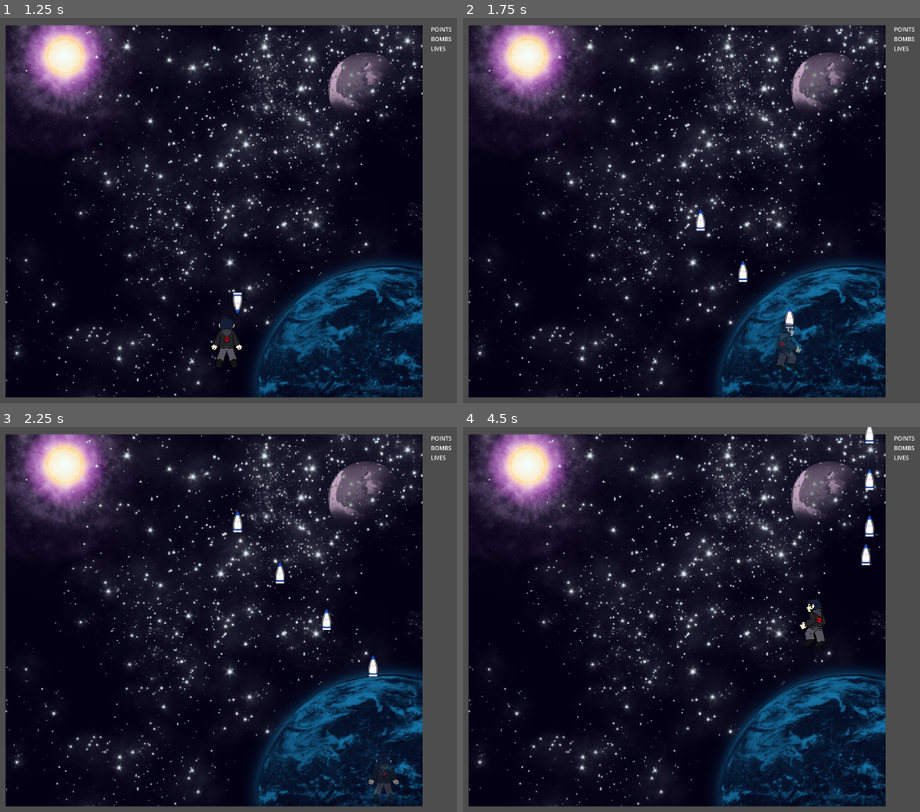
Above: before the commit, frames 1-4 (two rows, left to right).
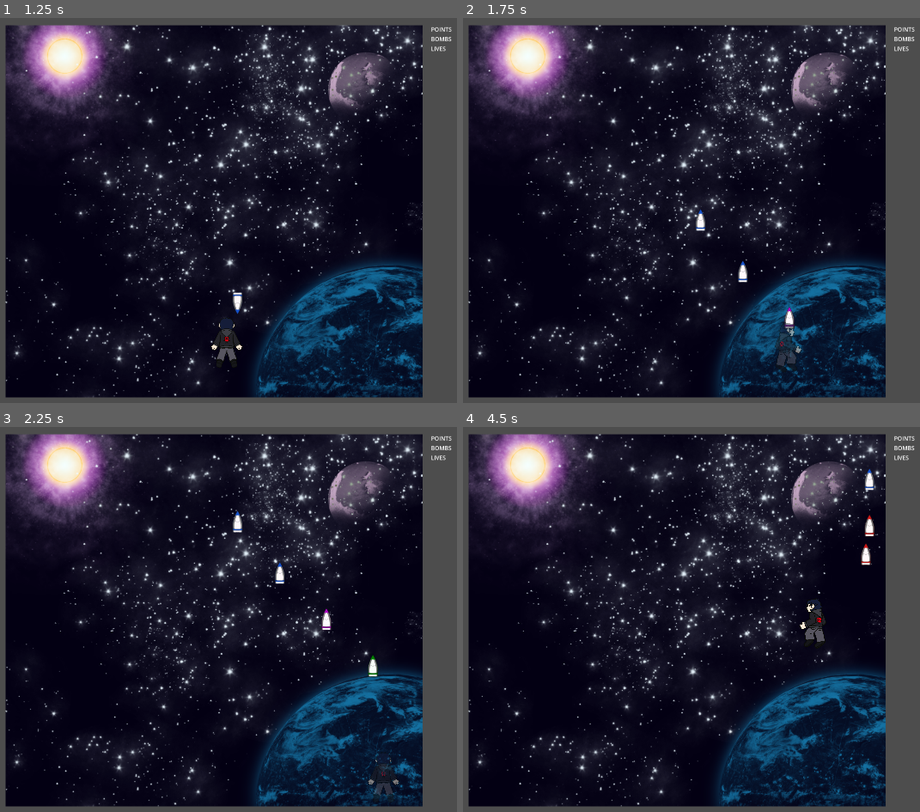
Above: after the commit, the same moments.

Repository: TresSims/Nickel2Danmaku
Game: Godot game, scene res://Levels/MainMenu/MainMenu.tscn
The game is run twice, just before and just after one commit, with the same random seed, the same clock (stepped at 60 frames per second) and the same inputs.
Inputs:
- Up to frame 1 (1.25 s): click "Start" at 0.5 s
- Up to frame 2 (1.75 s): hold Right (right) from 1.28 s (still down); hold Z (fire) from 1.28 s (still down)
- Up to frame 3 (2.25 s): release Right (right) at 2.03 s; release Z (fire) at 2.03 s; hold Down (down) from 2.03 s (still down); tap Shift (switch) at 2.1 s
- Up to frame 4 (4.5 s): release Down (down) at 2.78 s; hold Right (right) 2.78-3.53 s; hold Z (fire) 2.78-3.53 s; hold W (up) 3.53-4.28 s; tap Shift (switch) at 3.6 s; hold A (left) from 4.28 s (still down); hold Z (fire) from 4.28 s (still down)

Frame 1 is identical in both runs. In frame 2, less than 0.1% of the frame differs, in the area x 60-75%, y 63-92%; in frame 3, 0.1%; in frame 4, 0.2%, in the area x 87-91%, y 0-36%.

Commit message:
Set up bullet randomization and scene inheritance

Diff:
--- a/Actors/Bullets/Bullet/Bullet.gd
+++ b/Actors/Bullets/Bullet/Bullet.gd
@@ -7,13 +7,8 @@
 var dir = Vector2(0, 1)
 
 # Sprite Variables
-@onready var _sprite = $Sprite2D
+@onready var _sprite = $AnimatedSprite2D
 var rand = RandomNumberGenerator.new()
-var sprites = 4
-var sprite_y = 0
-var sprite_size = Vector2(64, 64)
-var sprite_start = Vector2(0, 0)
-var sprite_position = Vector2()
 
 # Called when the node enters the scene tree for the first time.
 func _ready():
@@ -27,22 +22,21 @@
 
 
 func setup_sprite():
+    _sprite.pause()
     # set initial rotation
     _sprite.rotation = dir.angle()
 
     # Select random sprite from availabe
-    var chosen_sprite = rand.randi_range(0, sprites-1)
+    var chosen_sprite = rand.randi_range(0, _sprite.sprite_frames.get_frame_count(_sprite.animation)-1)
     print(chosen_sprite)
-    sprite_position = sprite_start
-    sprite_position.x = sprite_start.x + sprite_size.x * chosen_sprite
 
-    _sprite.region_rect.position = sprite_position
+    _sprite.frame = chosen_sprite
+
 
 
 # Called every frame. 'delta' is the elapsed time since the previous frame.
 func _process(delta):
     move_and_collide(self.dir*self.speed)
-    setup_sprite()
     _sprite.rotation = dir.angle()
 
 func _on_body_entered(body:Node):
--- a/Actors/Bullets/Bullet/Bullet.tscn
+++ b/Actors/Bullets/Bullet/Bullet.tscn
@@ -1,21 +1,53 @@
-[gd_scene load_steps=5 format=3 uid="uid://boin44n7dwfxx"]
+[gd_scene load_steps=9 format=3 uid="uid://boin44n7dwfxx"]
 
 [ext_resource type="Script" path="res://Actors/Bullets/Bullet/Bullet.gd" id="1_lucho"]
 [ext_resource type="Texture2D" uid="uid://j68uhr3qwh0m" path="res://Actors/Bullets/BulletSS.png" id="2_bm1u0"]
 
-[sub_resource type="AtlasTexture" id="AtlasTexture_pt0ts"]
+[sub_resource type="AtlasTexture" id="AtlasTexture_355ph"]
 atlas = ExtResource("2_bm1u0")
 region = Rect2(0, 0, 64, 64)
 
+[sub_resource type="AtlasTexture" id="AtlasTexture_7f84t"]
+atlas = ExtResource("2_bm1u0")
+region = Rect2(64, 0, 64, 64)
+
+[sub_resource type="AtlasTexture" id="AtlasTexture_347n6"]
+atlas = ExtResource("2_bm1u0")
+region = Rect2(128, 0, 64, 64)
+
+[sub_resource type="AtlasTexture" id="AtlasTexture_bdusq"]
+atlas = ExtResource("2_bm1u0")
+region = Rect2(192, 0, 64, 64)
+
+[sub_resource type="SpriteFrames" id="SpriteFrames_o7kao"]
+animations = [{
+"frames": [{
+"duration": 1.0,
+"texture": SubResource("AtlasTexture_355ph")
+}, {
+"duration": 1.0,
+"texture": SubResource("AtlasTexture_7f84t")
+}, {
+"duration": 1.0,
+"texture": SubResource("AtlasTexture_347n6")
+}, {
+"duration": 1.0,
+"texture": SubResource("AtlasTexture_bdusq")
+}],
+"loop": true,
+"name": &"default",
+"speed": 5.0
+}]
+
 [sub_resource type="RectangleShape2D" id="RectangleShape2D_701d8"]
-size = Vector2(64, 20)
+size = Vector2(64, 41)
 
 [node name="Bullet" type="RigidBody2D"]
 collision_mask = 0
 script = ExtResource("1_lucho")
 
-[node name="Sprite2D" type="Sprite2D" parent="."]
-texture = SubResource("AtlasTexture_pt0ts")
+[node name="AnimatedSprite2D" type="AnimatedSprite2D" parent="."]
+sprite_frames = SubResource("SpriteFrames_o7kao")
 
 [node name="CollisionShape2D" type="CollisionShape2D" parent="."]
 shape = SubResource("RectangleShape2D_701d8")
--- a/Actors/Bullets/Bullet_Bet/Bullet.tscn
+++ b/Actors/Bullets/Bullet_Bet/Bullet.tscn
@@ -1,5 +1,50 @@
-[gd_scene load_steps=2 format=3 uid="uid://b2h3e6bx7qio6"]
+[gd_scene load_steps=9 format=3 uid="uid://b2h3e6bx7qio6"]
 
 [ext_resource type="PackedScene" uid="uid://boin44n7dwfxx" path="res://Actors/Bullets/Bullet/Bullet.tscn" id="1_v2qin"]
+[ext_resource type="Script" path="res://Actors/Bullets/Bullet_Bet/Bullet_Bet.gd" id="1_w75sq"]
+[ext_resource type="Texture2D" uid="uid://j68uhr3qwh0m" path="res://Actors/Bullets/BulletSS.png" id="2_7dc1l"]
+
+[sub_resource type="AtlasTexture" id="AtlasTexture_b2o7y"]
+atlas = ExtResource("2_7dc1l")
+region = Rect2(0, 64, 64, 64)
+
+[sub_resource type="AtlasTexture" id="AtlasTexture_qlfs1"]
+atlas = ExtResource("2_7dc1l")
+region = Rect2(64, 64, 64, 64)
+
+[sub_resource type="AtlasTexture" id="AtlasTexture_boq56"]
+atlas = ExtResource("2_7dc1l")
+region = Rect2(128, 64, 64, 64)
+
+[sub_resource type="AtlasTexture" id="AtlasTexture_yimq1"]
+atlas = ExtResource("2_7dc1l")
+region = Rect2(192, 64, 64, 64)
+
+[sub_resource type="SpriteFrames" id="SpriteFrames_cmtjw"]
+animations = [{
+"frames": [{
+"duration": 1.0,
+"texture": SubResource("AtlasTexture_b2o7y")
+}, {
+"duration": 1.0,
+"texture": SubResource("AtlasTexture_qlfs1")
+}, {
+"duration": 1.0,
+"texture": SubResource("AtlasTexture_boq56")
+}, {
+"duration": 1.0,
+"texture": SubResource("AtlasTexture_yimq1")
+}],
+"loop": true,
+"name": &"default",
+"speed": 5.0
+}]
 
 [node name="Bullet" instance=ExtResource("1_v2qin")]
+script = ExtResource("1_w75sq")
+
+[node name="AnimatedSprite2D" parent="." index="0"]
+sprite_frames = SubResource("SpriteFrames_cmtjw")
+
+[node name="CollisionShape2D" parent="." index="1"]
+position = Vector2(0, 0.5)
--- a/Actors/Bullets/Bullet_Bet/Bullet_Bet.gd
+++ b/Actors/Bullets/Bullet_Bet/Bullet_Bet.gd
@@ -4,10 +4,5 @@
     self.speed = 10
     self.dir = Vector2(0, -1)
 
-    self.sprites = 4
-
-    self.sprite_start = Vector2(0, 64)
-
     self.setup_colision()
-
     self.setup_sprite()
--- a/Actors/Bullets/Bullet_Glitch/Bullet_Glitch.gd
+++ b/Actors/Bullets/Bullet_Glitch/Bullet_Glitch.gd
@@ -4,10 +4,6 @@
     self.speed = 10
     self.dir = Vector2(0, -1)
 
-    self.sprites = 4
-
-    self.sprite_start = Vector2(0, 0)
-
     self.setup_colision()
 
     self.setup_sprite()
